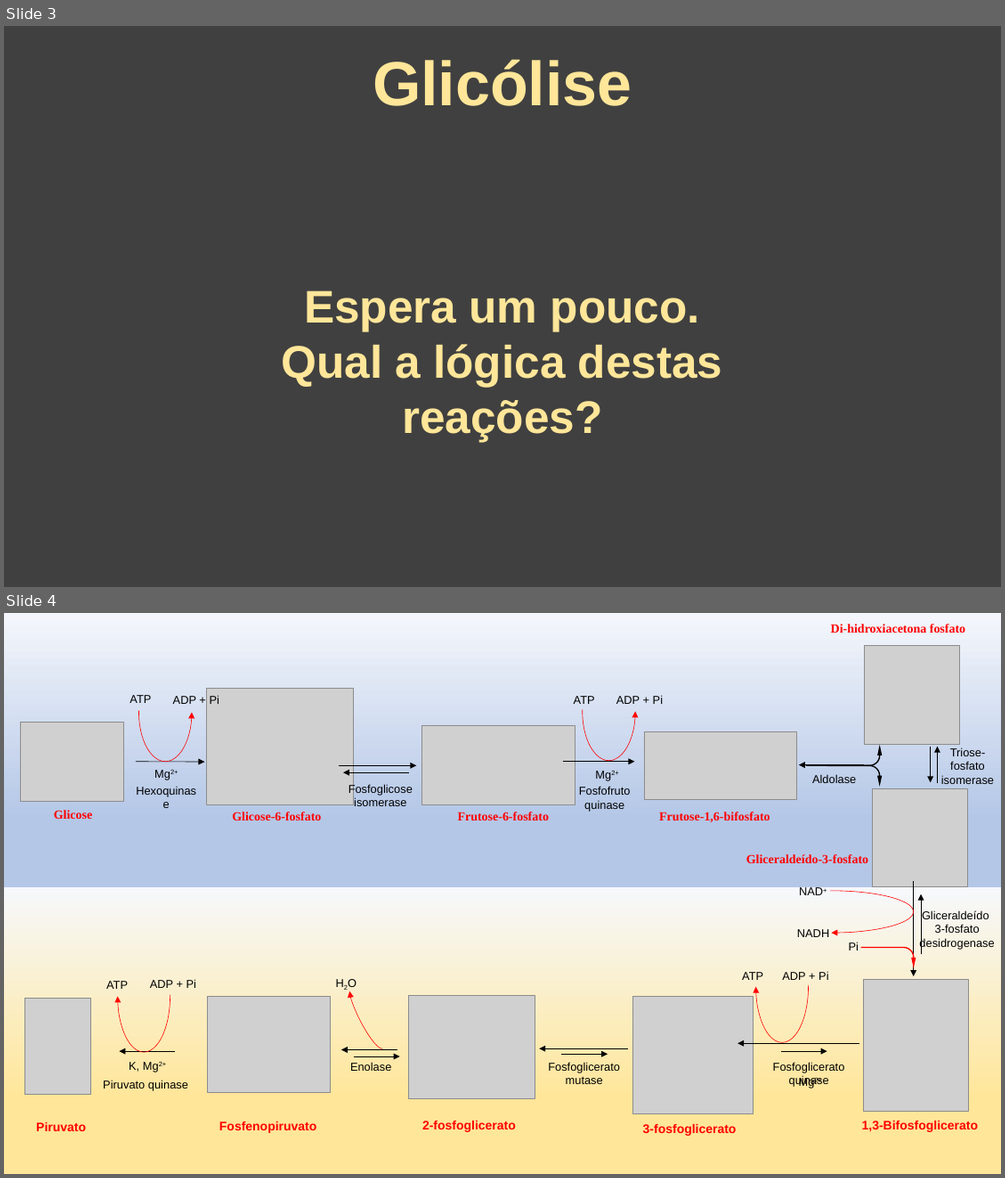
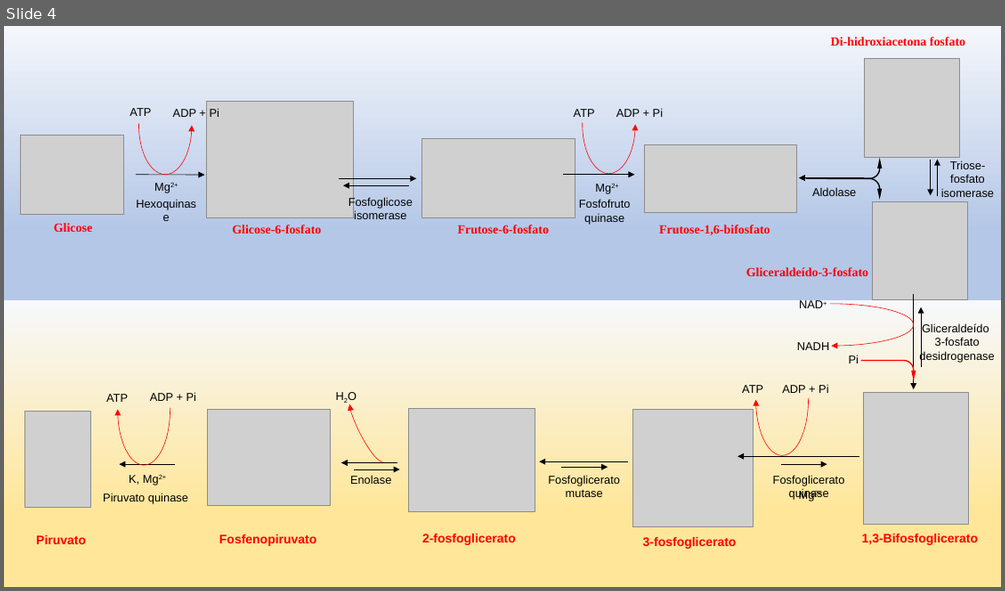
Before and after one commit to daniloasdotcom/Bioquimica-com-Danilo, a slide deck: static/aulas/glicolise.pptx. Shown one above the other, each under a label of ours: slides 3 and 4 before the commit, slide 4 after it. The pictures are 1005x1178 and 1005x591 pixels, drawn with LibreOffice and Linux fonts; fonts in the diff are those of the drawing; grey boxes stand for pictures. Boxes give left, top, right and bottom in pixels: in the first picture for what was removed or moved away, otherwise in the second. Text is boxed around its words. In the diff, an @@ line names an element or a change of style, - is before the commit and + after.

```diff
--- a/static/aulas/glicolise.pptx
+++ b/static/aulas/glicolise.pptx
@@ slide 3 removed at [4, 26, 1001, 587], background #404040 @@
@@ title removed at [372, 59, 631, 106] @@
-Glicólise
@@ text removed at [282, 290, 723, 442] @@
-Espera um pouco.
-Qual a lógica destas reações?
```
Also in this commit, not shown: 22 slides changed, 1 slide added, 2 other files.
